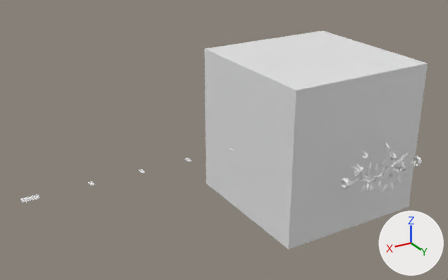
The Blender file sources_blender/chasseresse/chasseresse_revers.blend as it was, and as the next commit left it.
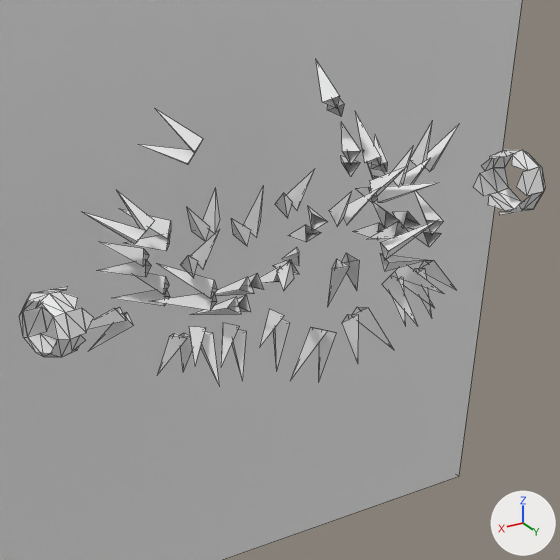
Old and new are each drawn whole from a 50 mm camera at (4.91, 6.02, 3.13) aimed at (1.41, 0.18, 0.21) and again close up on the part from 75% to 95% of the width and 48% to 79% of the height. Every picture has the same lights, and +X, +Y and +Z are marked at lower right. The last two pictures show the newer version. The close-ups show mesh edges as thin lines.

Before the edit, the objects in view are built like this:
```python
me_col = bpy.data.meshes.new('col')
me_col.from_pydata(...)  # 684 vertices, 228 faces; spans x -0.373..0.406, y 1.194..1.582, z -0.248..0.212
me_col.materials.append(mat_relief)  # white #e7e7e7
me_cube = bpy.data.meshes.new('Cube')
me_cube.from_pydata(...)  # a box spanning x -1.0..1.0, y -1.0..1.0, z -1.0..1.0
me_cube.materials.append(mat_material)  # white #e7e7e7
me_manches = bpy.data.meshes.new('manches')
me_manches.from_pydata(...)  # 240 vertices, 80 faces; spans x -0.592..0.592, y 1.346..1.469, z -0.111..0.012
me_manches.materials.append(mat_relief)  # white #e7e7e7
ob_col = bpy.data.objects.new('col', me_col)
ob_col.location = (0.0, 0.0, 0.0)
ob_cube = bpy.data.objects.new('Cube', me_cube)
ob_cube.location = (0.0, 0.0, 0.0)
ob_manches = bpy.data.objects.new('manches', me_manches)
ob_manches.location = (0.0, 0.0, 0.0)
```
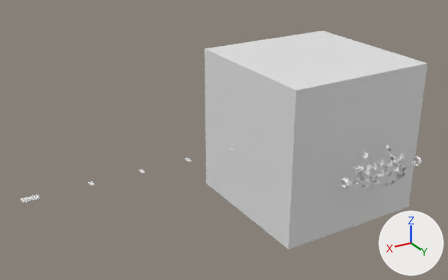
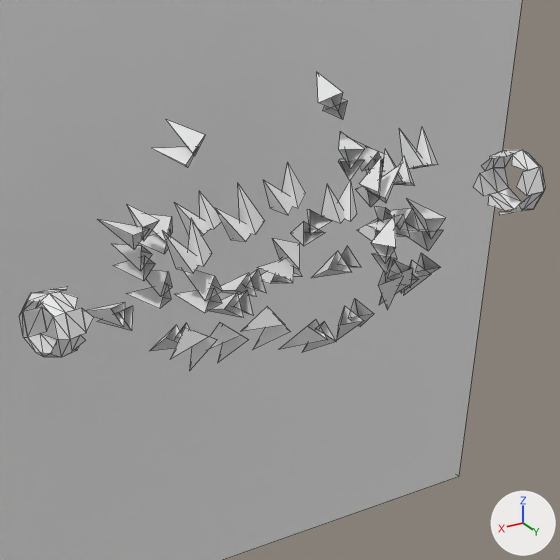
The change, as a list of edits to the scene's bpy script:
```text
Change me_col:
    used by ob_col; location = (0.0, 0.0, 0.0)
    remove me_col.from_pydata(...)  # 684 vertices, 228 faces; spans x -0.373..0.406, y 1.194..1.582, z -0.248..0.212
    add me_col.from_pydata(...)  # 684 vertices, 228 faces; spans x -0.359..0.371, y 1.213..1.561, z -0.222..0.195
    me_col part 1: 684 of 684 vertices moved; they spanned x -0.373..0.406, y 1.194..1.582, z -0.248..0.212 and now span x -0.359..0.371, y 1.213..1.561, z -0.222..0.195; mean shift (0.0, -0.009, 0.001)
```

Changed parts and their boxes [x1, y1, x2, y2] in the close-ups (560 x 560 px):
'col', reshaped (8% shorter)
    before: [82, 60, 459, 385]
    after: [87, 72, 445, 371]
